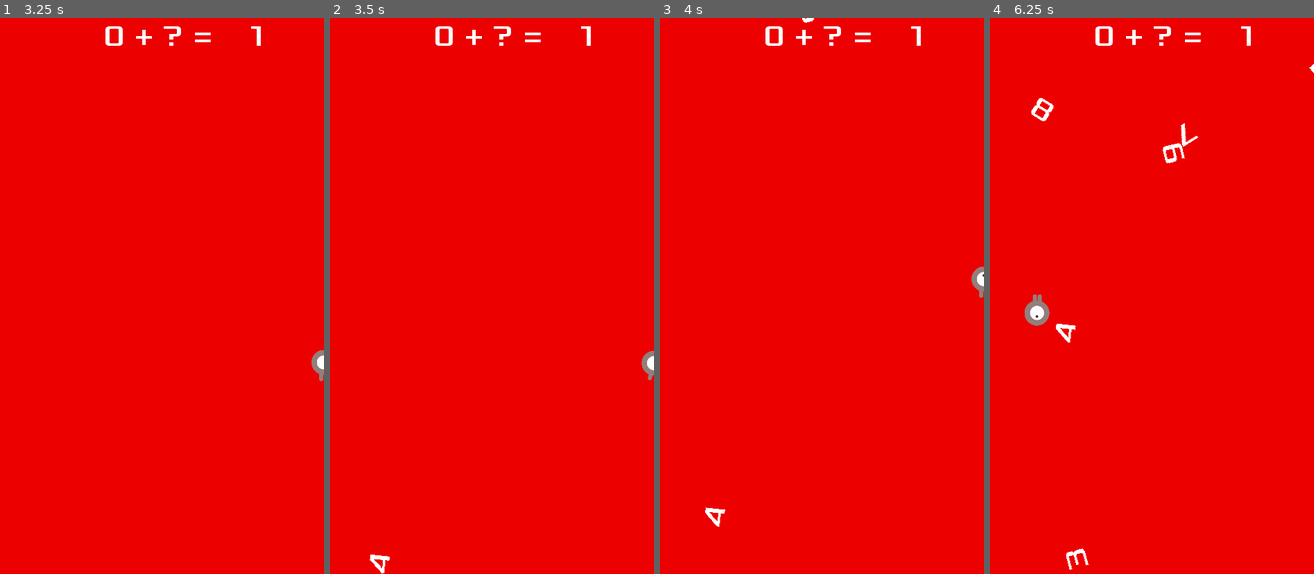
Above: before the commit, frames 1-4 (left to right).
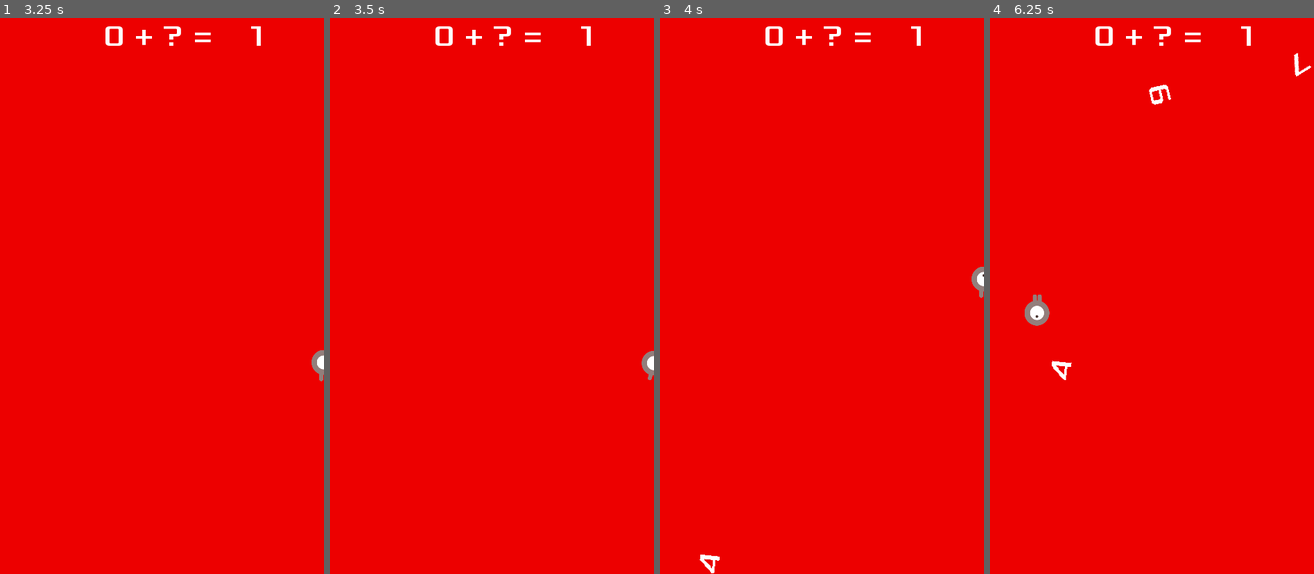
Above: after the commit, the same moments.

Repository: acs/numbers_attack
Game: Godot game, scene res://Main.tscn
The game is run twice, just before and just after one commit, with the same random seed, the same clock (stepped at 60 frames per second) and the same inputs.
Inputs:
- Up to frame 1 (3.25 s): click "Start" at 0.5 s; tap Enter at 1.25 s; hold Right (ui_right) 1.28-2.03 s; hold Down (ui_down) 2.03-2.78 s; hold Right (ui_right) from 2.78 s (still down)
- Up to frame 2 (3.5 s): keep holding Right (ui_right)
- Up to frame 3 (4 s): tap Space at 3.5 s; release Right (ui_right) at 3.53 s; hold Up (ui_up) from 3.53 s (still down)
- Up to frame 4 (6.25 s): release Up (ui_up) at 4.28 s; hold Left (ui_left) 4.28-5.78 s; hold Down (ui_down) from 5.78 s (still down)

Frame 1 is identical in both runs. In frame 2, 0.1% of the frame differs, in the area x 12-19%, y 96-100%; in frame 3, 0.2%; in frame 4, 0.8%, in the area x 12-100%, y 6-100%.

Commit message:
Add specific Timer for number generation

Diff:
--- a/Main.gd
+++ b/Main.gd
@@ -17,6 +17,7 @@
 func game_over():
 	$ScoreTimer.stop()
 	$MobTimer.stop()
+	$NumberTimer.stop()
 	$HUD.show_game_over()
 	get_tree().call_group("mobs", "queue_free")
 	get_tree().call_group("numbers", "queue_free")
@@ -75,8 +76,11 @@
 	mob.linear_velocity = mob.linear_velocity.rotated(direction)
 
 func _on_MobTimer_timeout():
+	# add_mob()
+	pass
+
+func _on_NumberTimer_timeout():
 	add_number()
-	# add_mob()
 
 func _on_ScoreTimer_timeout():
 	score += 1
@@ -84,4 +88,5 @@
 
 func _on_StartTimer_timeout():
 	$MobTimer.start()
+	$NumberTimer.start()
 	$ScoreTimer.start()
--- a/Main.tscn
+++ b/Main.tscn
@@ -36,6 +36,8 @@
 [node name="MobTimer" type="Timer" parent="."]
 wait_time = 0.5
 
+[node name="NumberTimer" type="Timer" parent="."]
+
 [node name="ScoreTimer" type="Timer" parent="."]
 
 [node name="StartTimer" type="Timer" parent="."]
@@ -66,6 +68,7 @@
 [connection signal="hit" from="Player" to="." method="check_sum"]
 [connection signal="hit_mob" from="Player" to="." method="game_over"]
 [connection signal="timeout" from="MobTimer" to="." method="_on_MobTimer_timeout"]
+[connection signal="timeout" from="NumberTimer" to="." method="_on_NumberTimer_timeout"]
 [connection signal="timeout" from="ScoreTimer" to="." method="_on_ScoreTimer_timeout"]
 [connection signal="timeout" from="StartTimer" to="." method="_on_StartTimer_timeout"]
 [connection signal="start_game" from="HUD" to="." method="new_game"]
